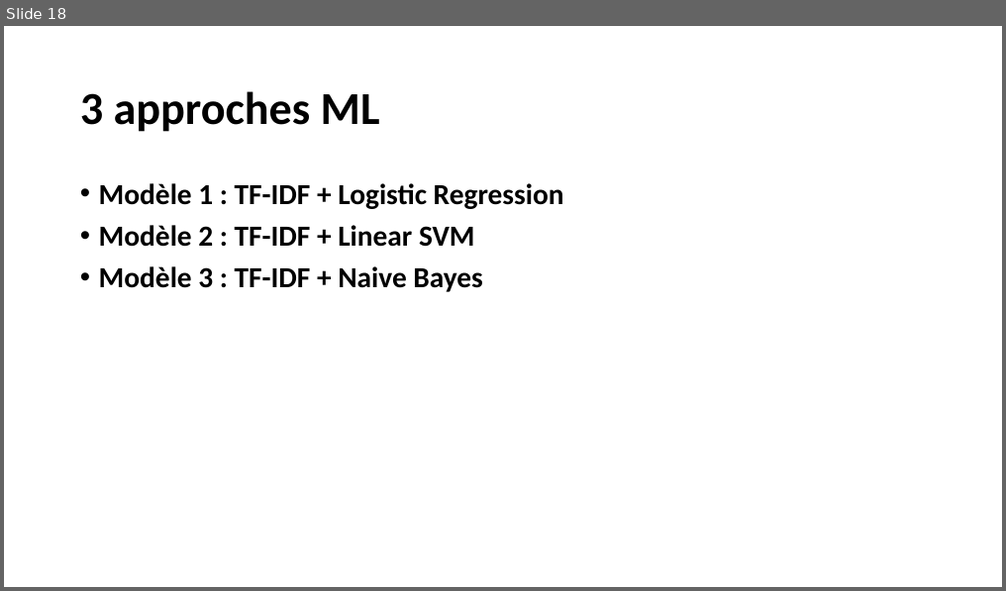
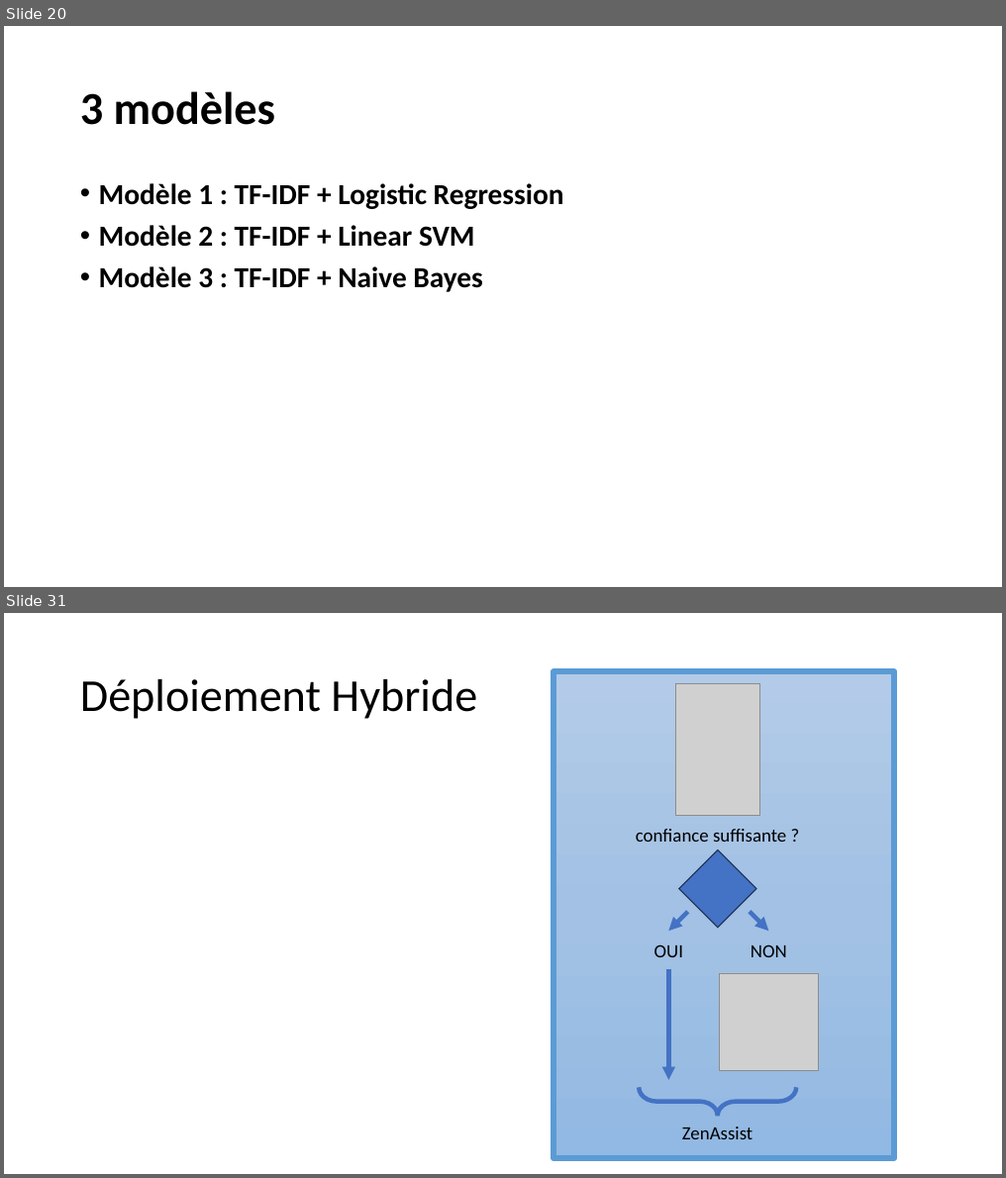
Before and after one commit to Ace4teaM/OCR-ZenAssist, a slide deck: Présentation.pptx. Shown one above the other, each under a label of ours: slide 18 before the commit, slides 20 and 31 after it; the slides between them are not shown. The pictures are 1006x591 and 1006x1178 pixels, drawn with LibreOffice and Linux fonts; fonts in the diff are those of the drawing; grey boxes stand for pictures. Boxes give left, top, right and bottom in pixels: in the first picture for what was removed or moved away, otherwise in the second. Text is boxed around its words. In the diff, an @@ line names an element or a change of style, - is before the commit and + after.

Commit message:
Ajout des recommandations de déploiement à la présentation

```diff
--- a/Présentation.pptx
+++ b/Présentation.pptx
@@ slide 31 added at (4, 613, 1002, 1174), background #FFFFFF @@
@@ rectangle added at (553, 671, 895, 1158), fill gradient #B4CBE9 to #A3C1E5 to #93B9E4, outline #5B9BD5 5.25 pt @@
@@ title added at (80, 679, 477, 719), 44 pt, text #000000 @@
+Déploiement Hybride
@@ picture added at (675, 683, 759, 815) @@
@@ text added at (636, 829, 786, 842), 18 pt, text #000000 @@
+confiance suffisante ?
@@ diamond added at (679, 851, 756, 928), fill #4472C4, outline #1E3256 1 pt @@
@@ arrow added from (688, 912) to (668, 931), #4472C4 4.25 pt @@
@@ arrow added from (749, 912) to (769, 931), #4472C4 4.25 pt @@
@@ text added at (654, 945, 683, 958), 18 pt, text #000000 @@
+OUI
@@ text added at (750, 945, 787, 958), 18 pt, text #000000 @@
+NON
@@ arrow added from (668, 969) to (668, 1080), #4472C4 4.25 pt @@
@@ picture added at (720, 973, 819, 1070) @@
@@ right brace added at (639, 1087, 796, 1116), outline #4472C4 4.25 pt @@
@@ text added at (682, 1127, 752, 1140), 18 pt, text #000000 @@
+ZenAssist
@@ what was slide 18 is now slide 20 @@
@@ slide 20 changed as well @@
@@ title at (80, 91, 275, 125): text changed @@
-3 approches ML
+3 modèles
```
Also in this commit, not shown: 10 other slides changed, 13 other slides added, 1 slide removed.
